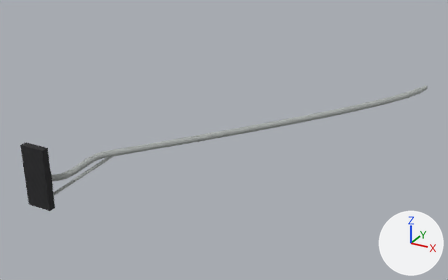
What one commit did to the OBJ model src/main/resources/assets/realgrid/models/block/pole_light_mount/arm_5_right.obj.
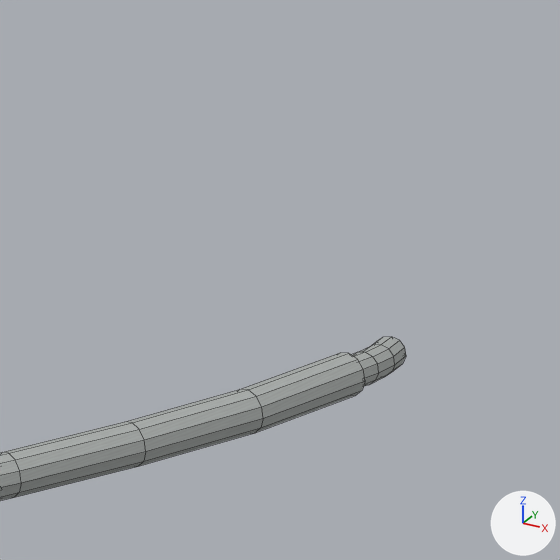
There are two pictures of each version: one whole from a 50 mm lens placed at (6.145, -6.153, 4.218), pointed at (2.24, 0.947, 0.668), one close up on the part from 83% to 100% of the width and 15% to 41% of the height. The axes (+X, +Y, +Z) are drawn at lower right. The lights are the same throughout. The first two pictures are the older version. The close-ups show mesh edges as thin lines. Where no turn or scale is listed for an object, it has been applied to the vertices. Vertices at exactly the same position are counted once.

Objects in the first close-up: 'pole_light_mount_5_right'.
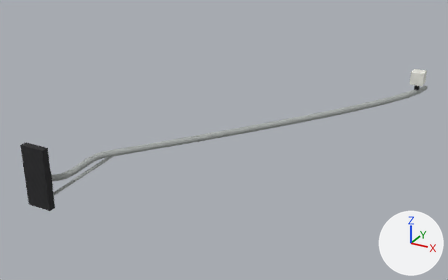
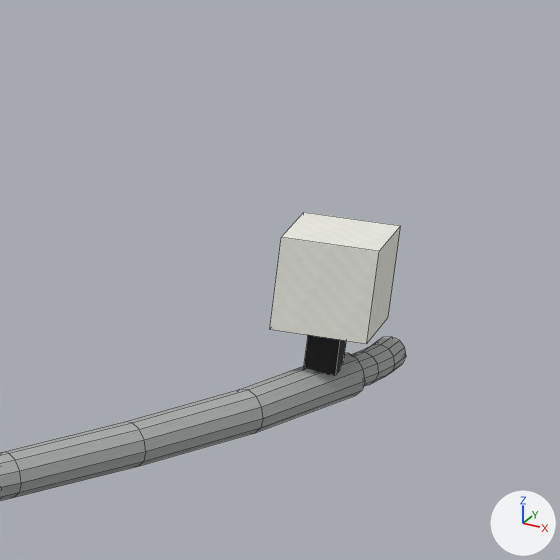
The change in detail:
Picture 'pole_light_mount_porcelain' (img_pole_light_mount_porcelain) is new.
Material 'porcelain' (mat_porcelain) is new.
Its texture is img_pole_light_mount_porcelain.
Its roughness is 1.0.
me_pole_light_mount_5_right is used by ob_pole_light_mount_5_right; location (0.0, 0.0, 0.0).
me_pole_light_mount_5_right had 456 vertices, 429 faces and spanned x 0.31..4.53, y -1.0..3.19, z 0.06..1.2.
me_pole_light_mount_5_right now has 472 vertices, 441 faces and spans x 0.31..4.53, y -1.0..3.19, z 0.06..1.47.
me_pole_light_mount_5_right part 1: a new loose piece, a box spanning x 4.391..4.453, y 2.911..2.973, z 1.184..1.278, in mat_clamp (picture img_pole_light_mount_clamp).
me_pole_light_mount_5_right part 2: a new loose piece, a box spanning x 4.33..4.52, y 2.85..3.04, z 1.28..1.47, in mat_porcelain (picture img_pole_light_mount_porcelain).
me_pole_light_mount_5_right gains material mat_porcelain (picture img_pole_light_mount_porcelain).

Boxes [x1, y1, x2, y2] around the edits, measured in the close-ups (560 x 560 px):
'pole_light_mount_5_right', reshaped
    before: [0, 337, 406, 501]
    after: [0, 212, 406, 501]
part 1 of me_pole_light_mount_5_right, added
    after: [304, 335, 346, 375]
part 2 of me_pole_light_mount_5_right, added
    after: [270, 212, 401, 344]
